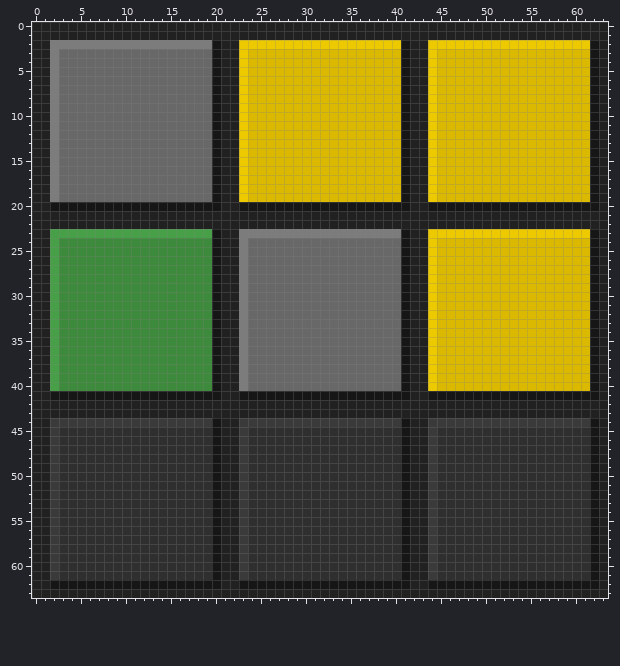
Two states of a pixel-art file, src/modules/wordle/icon.aseprite. This is how it looked before the edit.
64x64 pixels, 1 frame.
Now the later version:
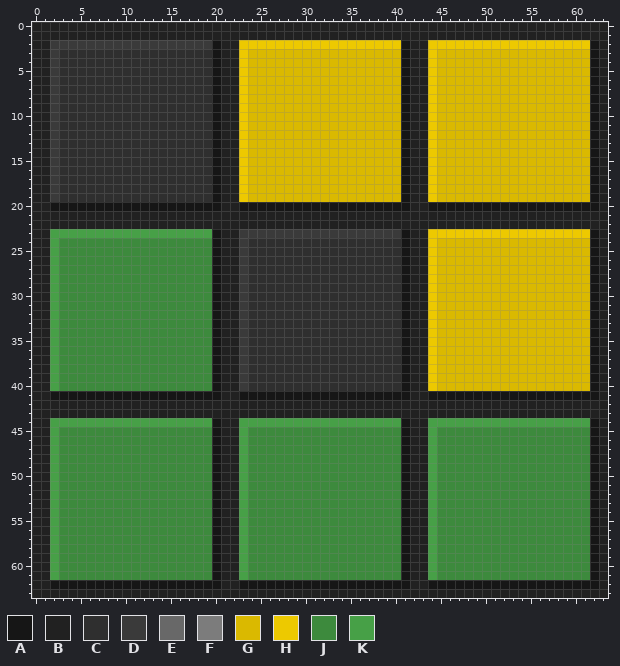
Palette (. is transparent): A #161616  B #212121  C #2f2f2f  D #3a3a3a  E #686868  F #7c7c7c  G #dab900  H #edc900  J #3d8a3d  K #47a047
The edit:
Layers "Layer 3", "Layer 2":
y 2: x 2..19 FFFFFFFFFFFFFFFFFF -> DDDDDDDDDDDDDDDDDD
y 3..19: x 2..19 FEEEEEEEEEEEEEEEEE -> DCCCCCCCCCCCCCCCCC
y 23: x 23..40 FFFFFFFFFFFFFFFFFF -> DDDDDDDDDDDDDDDDDD
y 24..40: x 23..40 FEEEEEEEEEEEEEEEEE -> DCCCCCCCCCCCCCCCCC
y 44: x 2..19 DDDDDDDDDDDDDDDDDD -> KKKKKKKKKKKKKKKKKK; x 23..40 DDDDDDDDDDDDDDDDDD -> KKKKKKKKKKKKKKKKKK; x 44..61 DDDDDDDDDDDDDDDDDD -> KKKKKKKKKKKKKKKKKK
y 45..61: x 2..19 DCCCCCCCCCCCCCCCCC -> KJJJJJJJJJJJJJJJJJ; x 23..40 DCCCCCCCCCCCCCCCCC -> KJJJJJJJJJJJJJJJJJ; x 44..61 DCCCCCCCCCCCCCCCCC -> KJJJJJJJJJJJJJJJJJ
Changed places in both pictures, as pixel boxes (x1, y1, x2, y2):
changed: (50, 40, 590, 580)
